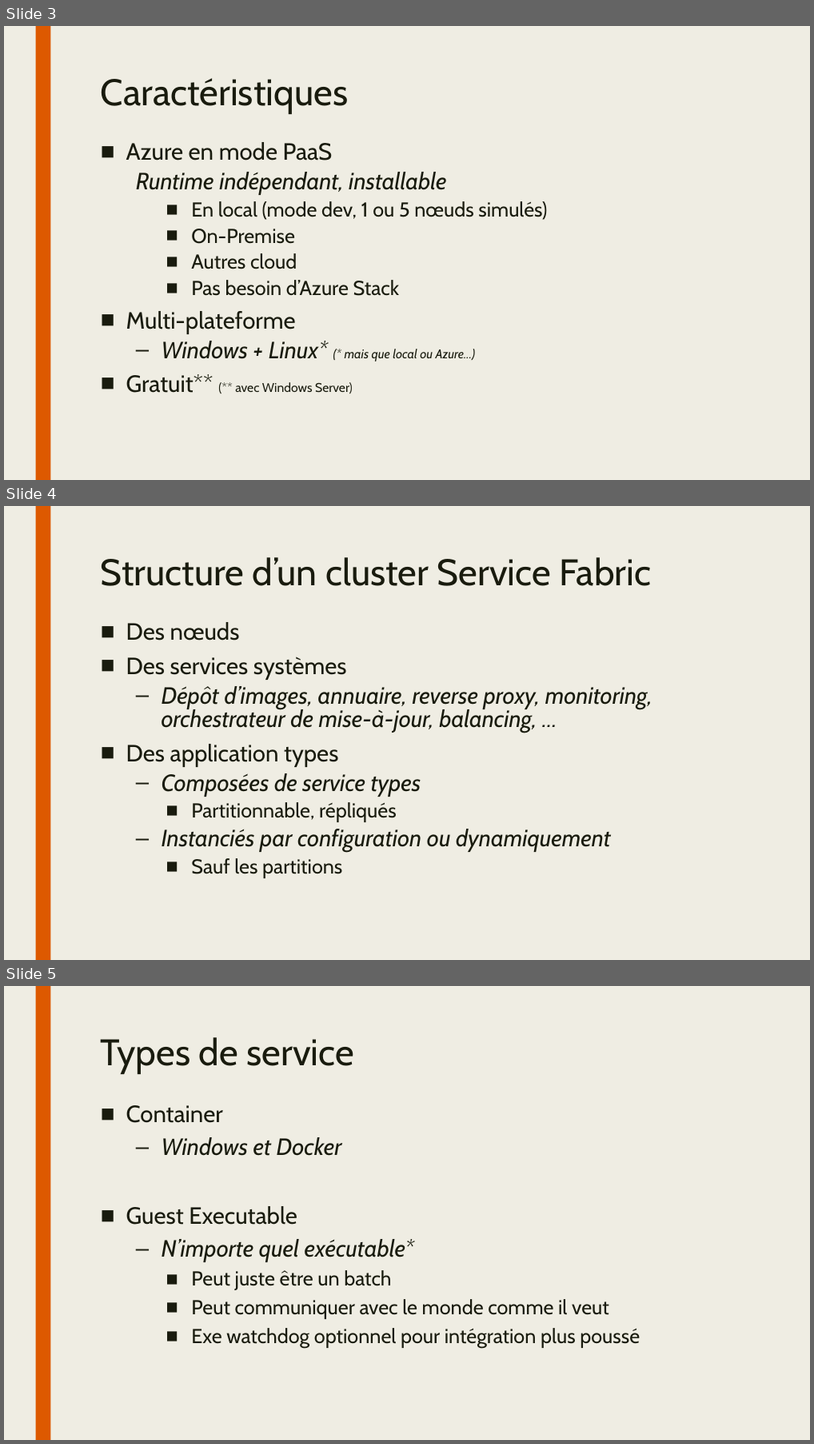
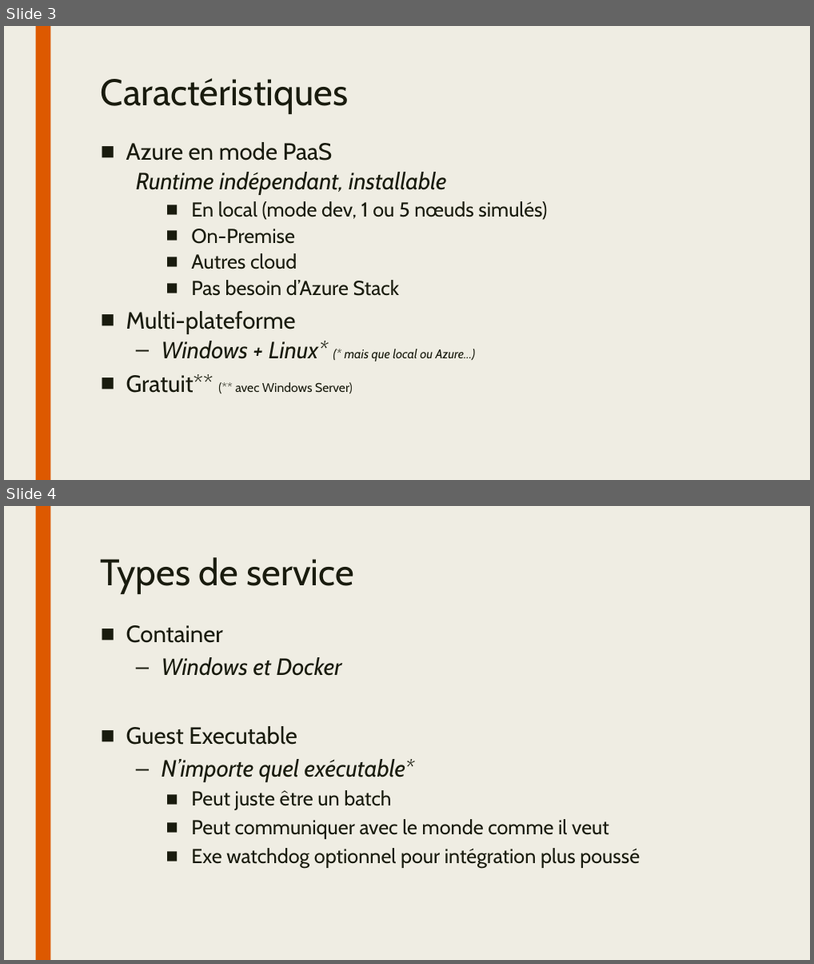
Before and after one commit to sebcanonica/Service-Fabric-Demo, a slide deck: Service Fabric Intro.pptx. Shown one above the other, each under a label of ours: slides 3, 4 and 5 before the commit, slides 3 and 4 after it. The pictures are 814x1444 and 814x964 pixels, drawn with LibreOffice and Linux fonts; fonts in the diff are those of the drawing; background and template pictures are left out. Boxes give left, top, right and bottom in pixels: in the first picture for what was removed or moved away, otherwise in the second. Text is boxed around its words. In the diff, an @@ line names an element or a change of style, - is before the commit and + after.

```diff
--- a/Service Fabric Intro.pptx
+++ b/Service Fabric Intro.pptx
@@ slide 4 removed at [4, 506, 810, 960], background #EFEDE3; not listed: 1 template element that a slide beside it also shows @@
@@ title removed at [101, 557, 651, 586] @@
-Structure d’un cluster Service Fabric
@@ text removed at [126, 622, 653, 878] @@
-■ Des nœuds
-■ Des services systèmes
-  – Dépôt d’images, annuaire, reverse proxy, monitoring, orchestrateur de mise-à-jour, balancing, …
-■ Des application types
-  – Composées de service types
-    ■ Partitionnable, répliqués
-  – Instanciés par configuration ou dynamiquement
-    ■ Sauf les partitions
@@ what was slide 5 is now slide 4 @@
```
Also in this commit, not shown: 3 slides changed, 1 other file.
